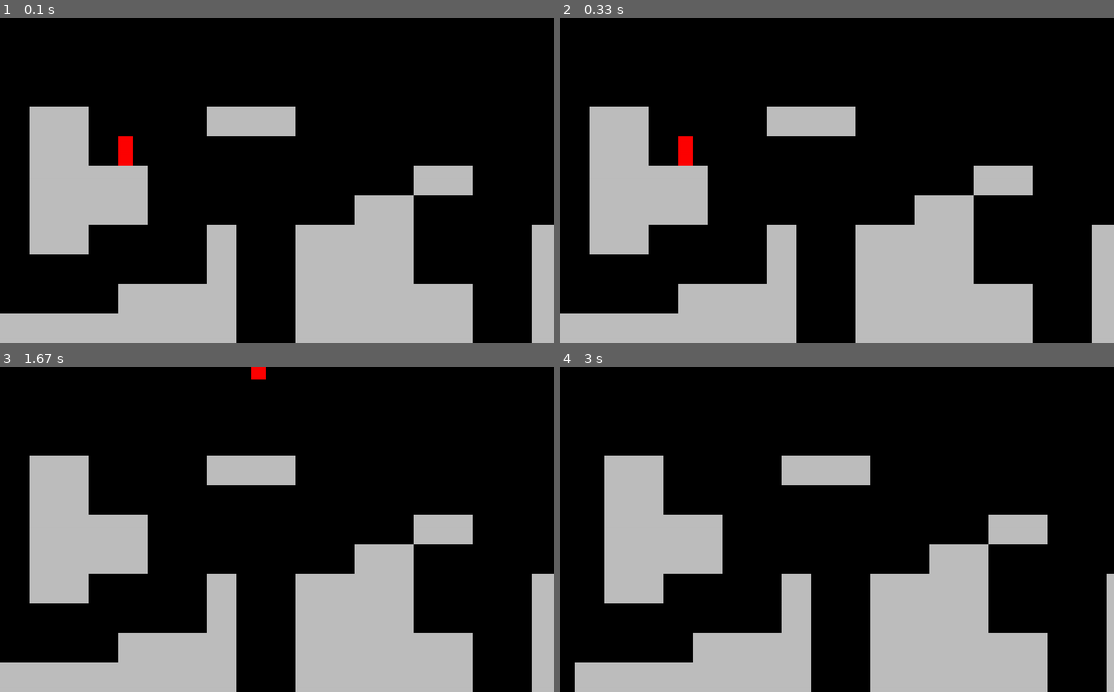
Above: before the commit, frames 1-4 (two rows, left to right).
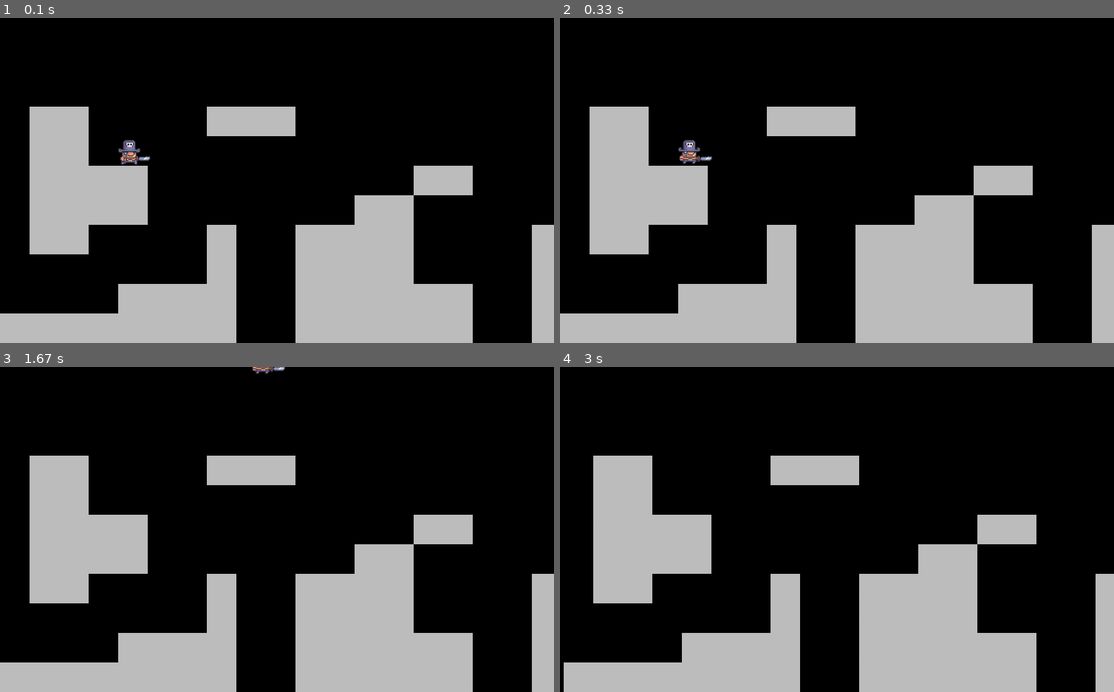
Above: after the commit, the same moments.

Repository: thalissonfelipe/pygames
Game: pygame game, started from platform/main.py
Same seed, same stepped clock (60 frames per second), same inputs: the game is played once before the commit and once after it.
Inputs:
- Up to frame 1 (0.1 s): no input
- Up to frame 2 (0.33 s): no input
- Up to frame 3 (1.67 s): hold Right 0.33-0.8 s; hold Right 0.83-1.3 s; tap Space at 0.9, 1.2, 1.4 s; hold Left from 1.33 s (still down)
- Up to frame 4 (3 s): tap Space at 1.7, 1.97, 2.27 s; release Left at 1.87 s; hold Left 1.9-2.3 s

The runs differ from the first frame. In frame 1, 0.3% of the frame differs, in the area x 21-28%, y 36-46%; in frame 2, 0.3%; in frame 3, 0.2%; in frame 4, 6.5%, in the area x 0-99%, y 27-100%.

Commit message:
feat: animate the player

Diff:
--- a/platform/player.py
+++ b/platform/player.py
@@ -1,16 +1,38 @@
+import os
 import pygame
+
+from support import import_folder
 
 
 class Player(pygame.sprite.Sprite):
     def __init__(self, pos):
         super().__init__()
-        self.image = pygame.Surface((32, 64))
-        self.image.fill('red')
+        self.import_character_assets()
+        self.frame_index = 0
+        self.animation_speed = 0.15
+        self.image = self.animations['idle'][self.frame_index]
         self.rect = self.image.get_rect(topleft=pos)
         self.direction = pygame.math.Vector2(0, 0)
         self.speed = 8
         self.gravity = 0.8
         self.jump_speed = -16
+
+    def import_character_assets(self):
+        character_path = 'assets/character/'
+        self.animations = {'idle': [], 'run': [], 'jump': [], 'fall': []}
+
+        for animation in self.animations.keys():
+            full_path = os.path.join(character_path, animation)
+            self.animations[animation] = import_folder(full_path)
+
+    def animate(self):
+        animation = self.animations['run']
+
+        self.frame_index += self.animation_speed
+        if self.frame_index >= len(animation):
+            self.frame_index = 0
+
+        self.image = animation[int(self.frame_index)]
 
     def get_input(self):
         keys = pygame.key.get_pressed()
@@ -34,3 +56,4 @@
 
     def update(self):
         self.get_input()
+        self.animate()
--- /dev/null
+++ b/platform/support.py
@@ -0,0 +1,14 @@
+import os
+import pygame
+
+
+def import_folder(path):
+    surface_list = []
+
+    for _, _, img_files in os.walk(path):
+        for image in img_files:
+            full_path = os.path.join(path, image)
+            image_surf = pygame.image.load(full_path).convert_alpha()
+            surface_list.append(image_surf)
+
+    return surface_list
Binary file added: platform/assets/character/fall/fall.png
Binary file added: platform/assets/character/idle/1.png
Binary file added: platform/assets/character/idle/2.png
Binary file added: platform/assets/character/idle/3.png
Binary file added: platform/assets/character/idle/4.png
Binary file added: platform/assets/character/idle/5.png
Binary file added: platform/assets/character/jump/1.png
Binary file added: platform/assets/character/jump/2.png
Binary file added: platform/assets/character/jump/3.png
Binary file added: platform/assets/character/run/1.png
Binary file added: platform/assets/character/run/2.png
Binary file added: platform/assets/character/run/3.png
(and 3 more such lines)
